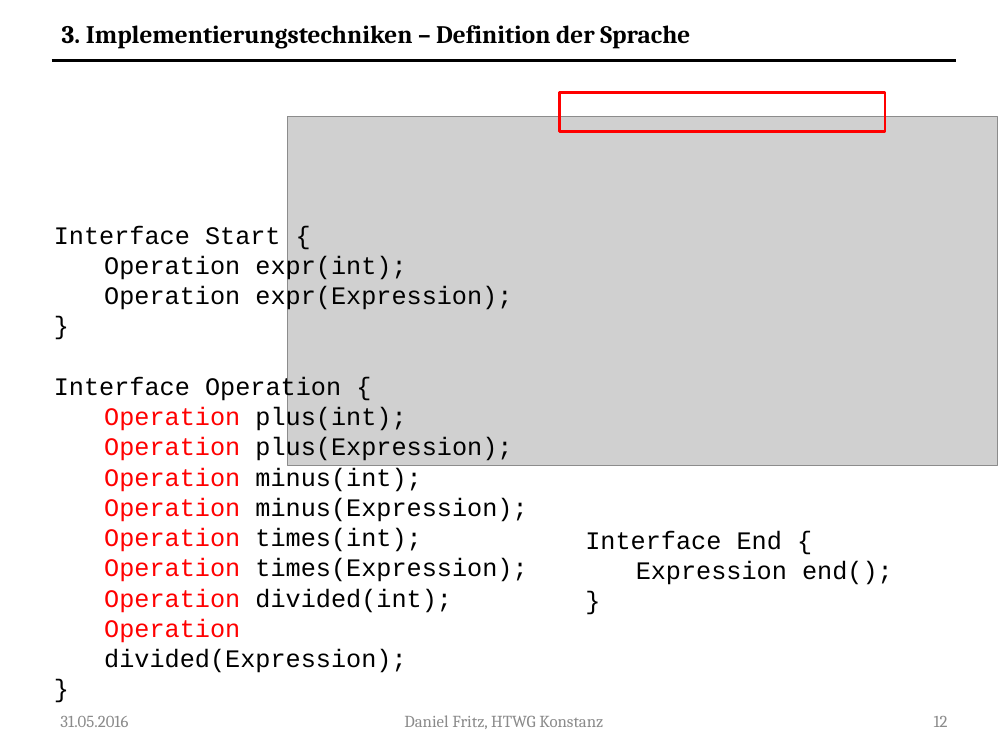
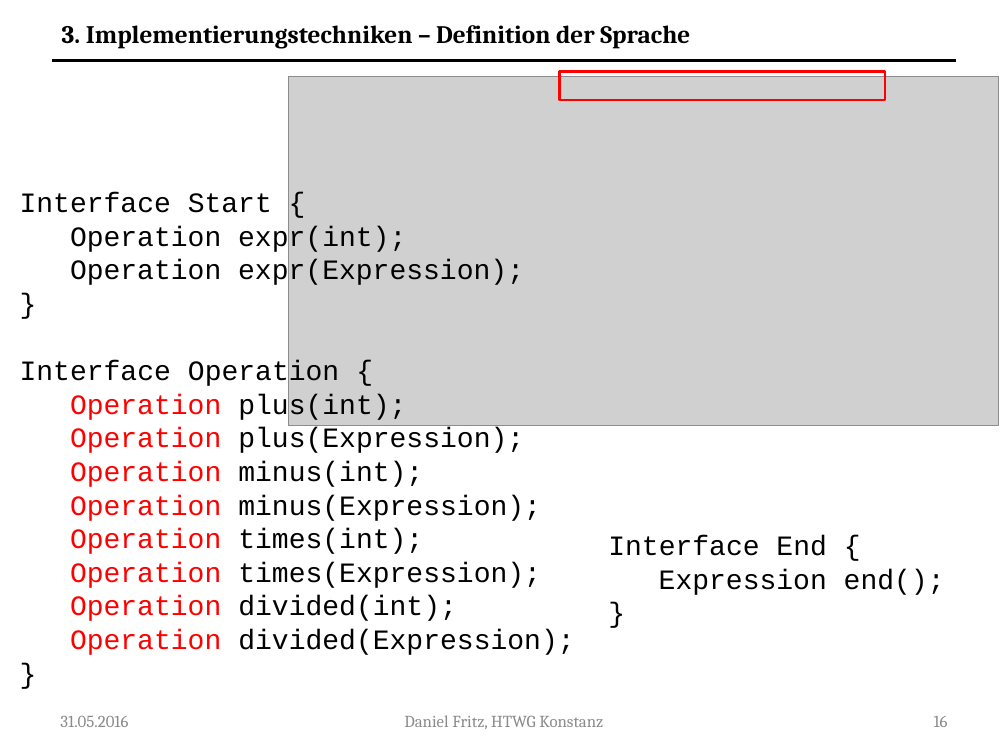
Before and after one commit to Guldenbart/MA, a slide deck: slide 16 of ppt/MA_neu.pptx (slide 12 before the commit). Drawn at 1008x756 pixels with LibreOffice and Linux fonts; fonts in the diff are those of the drawing; grey boxes stand for pictures. Boxes give left, top, right and bottom in pixels: in the first picture for what was removed or moved away, otherwise in the second. Text is boxed around its words. In the diff, an @@ line names an element or a change of style, - is before the commit and + after.

```diff
--- a/ppt/MA_neu.pptx
+++ b/ppt/MA_neu.pptx
@@ picture: place and size @@
-picture at (287,117,997,466)
+picture at (289,77,999,425)
@@ rectangle: place and size @@
-rectangle at (559,93,885,132)
+rectangle at (559,72,885,101)
@@ text "Interface Start {": place and size @@
-text "Interface Start {" at (54,225,527,673)
+text "Interface Start {" at (20,192,574,655)
@@ text "Interface Start {" at (20,192,574,655): size 18 to 20 pt @@
@@ text "Interface End {" at (608,535,945,595): size 18 to 20 pt @@
@@ text "Interface End {": place and size @@
-text "Interface End {" at (585,530,893,585)
+text "Interface End {" at (608,535,945,595)
@@ page number at (934,716,948,727): text changed @@
-12
+16
```
Also in this commit, not shown: 25 other slides changed, 16 slides added, 1 other file.
